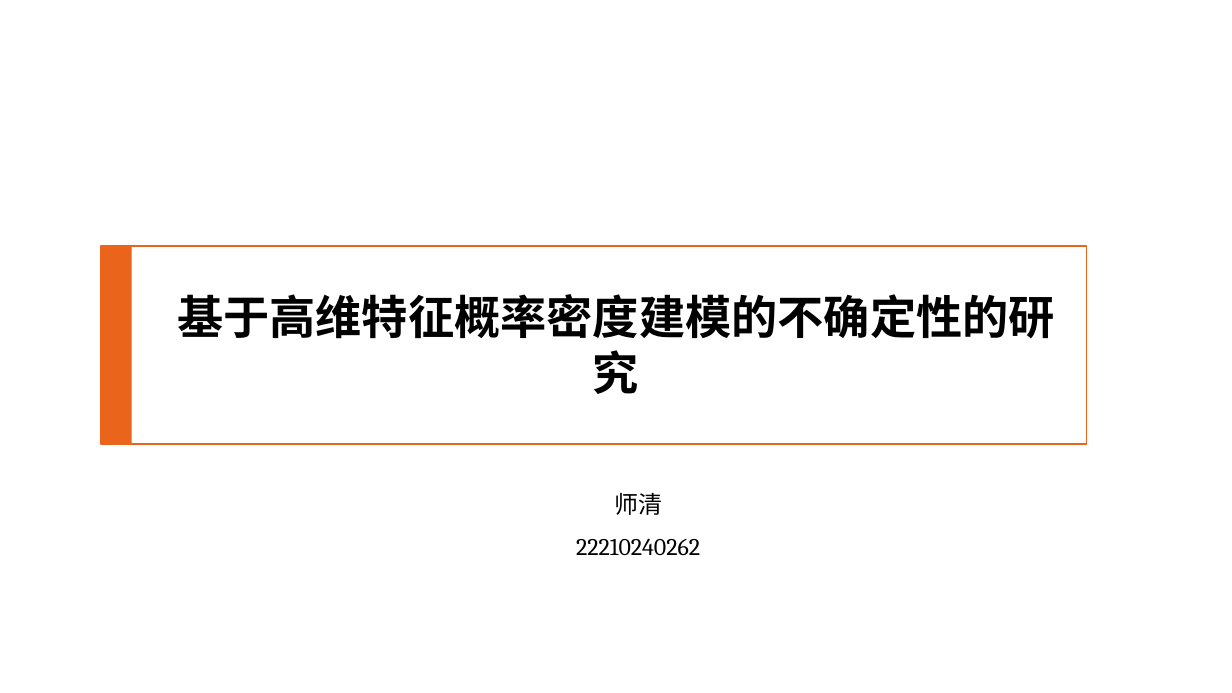
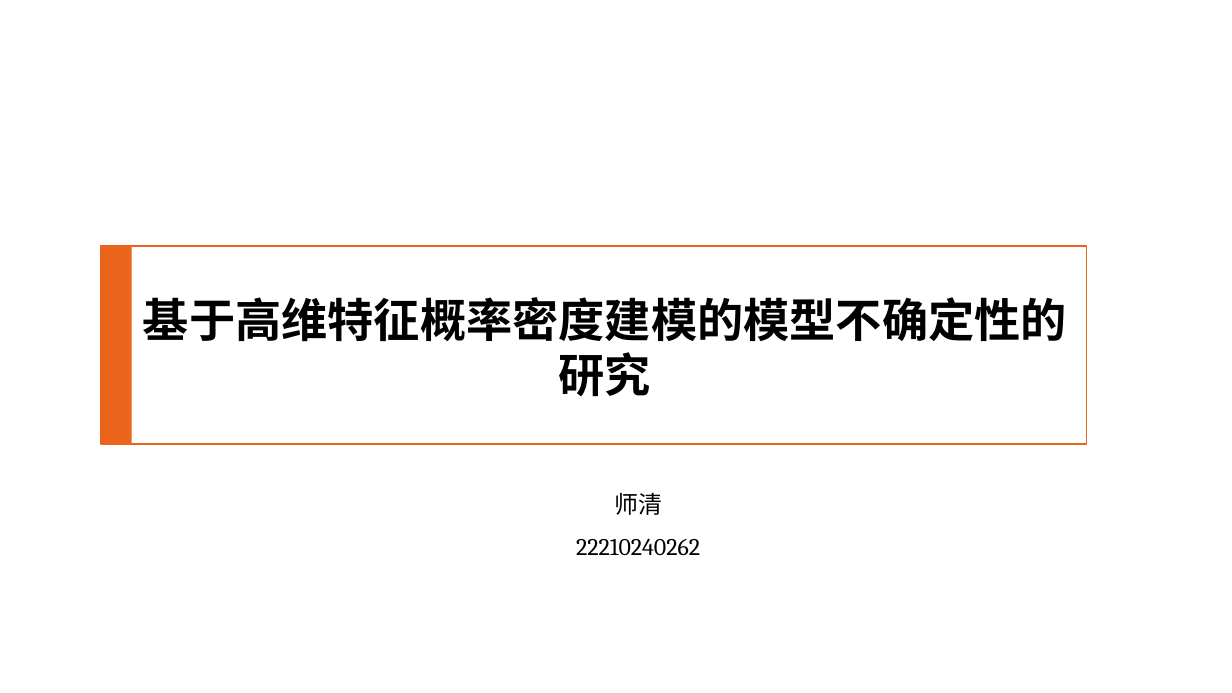
Before and after one commit to buyizhiyou/YYMUncertainty, a slide deck: slide 1 of pre/dum_pre.pptx. Drawn at 1232x693 pixels with LibreOffice and Linux fonts; fonts in the diff are those of the drawing; background and template pictures are left out. Boxes give left, top, right and bottom in pixels: in the first picture for what was removed or moved away, otherwise in the second. Text is boxed around its words. In the diff, an @@ line names an element or a change of style, - is before the commit and + after.

```diff
--- a/pre/dum_pre.pptx
+++ b/pre/dum_pre.pptx
@@ title at box(143, 297, 1067, 396): text changed @@
-基于高维特征概率密度建模的不确定性的研究
+基于高维特征概率密度建模的模型不确定性的研究
```
Also in this commit, not shown: 13 other slides changed, 6 slides added, 1 slide removed, 13 other files.
